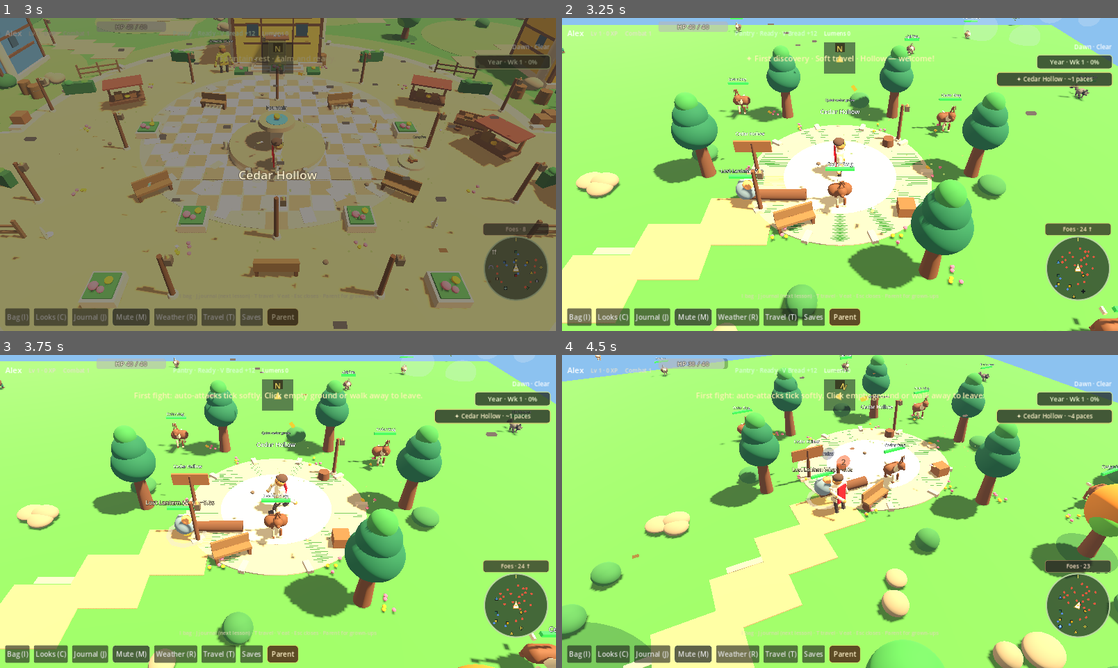
Above: before the commit, frames 1-4 (two rows, left to right).
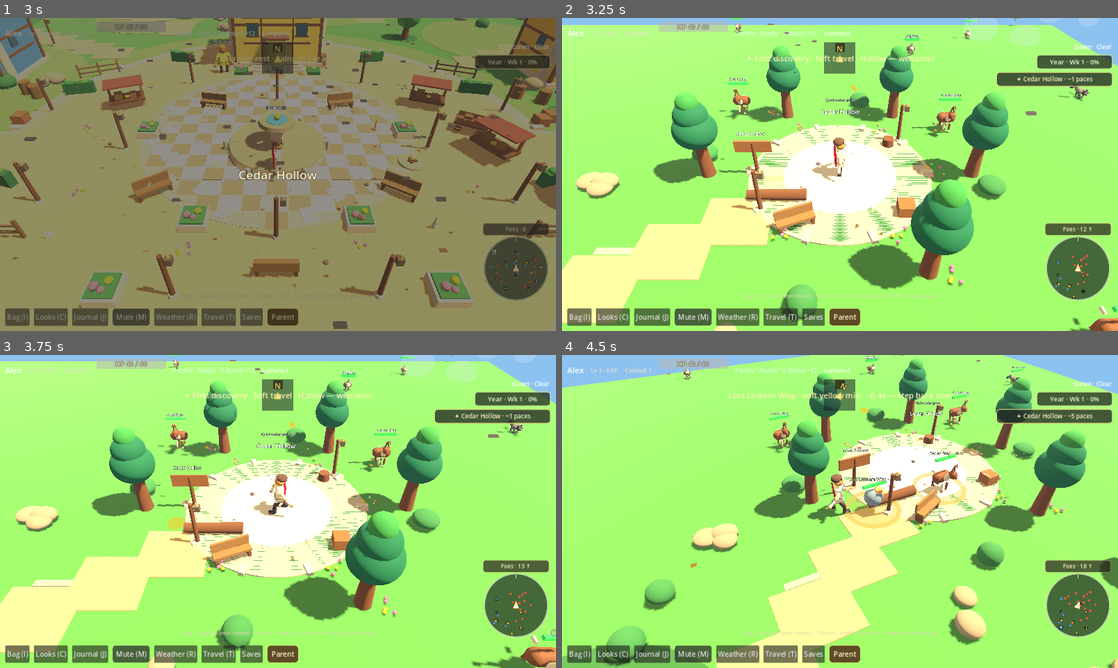
Above: after the commit, the same moments.

Repository: supertexxij/lumenstone-chronicles
Game: Godot game, scene res://scenes/main.tscn
The game is run twice, just before and just after one commit, with the same random seed, the same clock (stepped at 60 frames per second) and the same inputs.
Inputs (mouse positions are in pixels of both pictures, inside the frame that each line leads up to):
- Up to frame 1 (3 s): click "Start" at 0.5 s; click (278, 71) at 1.27 s; type "Alex" at 1.35 s; click "Begin" at 2 s; tap Enter at 2.75 s; move the mouse to (400, 158) at 2.77 s; hold D (move_right) from 2.78 s (still down); tap O at 2.85 s; click (400, 158) at 2.92 s
- Up to frame 2 (3.25 s): keep holding D (move_right)
- Up to frame 3 (3.75 s): release D (move_right) at 3.5 s; drag from (166, 527) to (250, 574) at 3.52 s
- Up to frame 4 (4.5 s): move the mouse to (895, 442) at 4.27 s; hold D (move_right) from 4.28 s (still down); hold E (cam_right) from 4.28 s (still down)

Frame 1 is identical in both runs. In frame 2, 1.0% of the frame differs, in the area x 0-96%, y 9-81%; in frame 3, 8.3%; in frame 4, 44%, in the area x 0-100%, y 0-100%.

Commit message:
Fix player freeze: fully sleep far foes and soften RVO stalls.
Hidden foes were still feeding NavigationObstacle RVO, which could zero
click-to-move velocity and make the apprentice hitch. Sleep now disables
physics, collision, and avoidance; World wakes nearby foes sparsely.
Also scale walk cadence to speed and soften hit-pause.

Co-authored-by: supertexxij <supertexxij@users.noreply.github.com>

Diff:
--- a/project.godot
+++ b/project.godot
@@ -5,7 +5,7 @@
 
 config/name="Lumenstone Chronicles"
 config/description="Christian/creationist Grade 3 homeschool RPG — RuneScape-style open village with guild learning quests."
-config/version="1.84.0"
+config/version="1.84.1"
 run/main_scene="res://scenes/main.tscn"
 config/features=PackedStringArray("4.3", "Forward Plus")
 config/icon="res://icon.svg"
--- a/scripts/player/player.gd
+++ b/scripts/player/player.gd
@@ -70,10 +70,10 @@
 	_nav_agent.radius = 0.42
 	_nav_agent.height = 1.6
 	_nav_agent.max_speed = SPEED
-	_nav_agent.neighbor_distance = 2.8
-	_nav_agent.max_neighbors = 6
-	_nav_agent.time_horizon_agents = 0.7
-	_nav_agent.time_horizon_obstacles = 0.35
+	_nav_agent.neighbor_distance = 2.2
+	_nav_agent.max_neighbors = 4
+	_nav_agent.time_horizon_agents = 0.55
+	_nav_agent.time_horizon_obstacles = 0.28
 	_nav_agent.avoidance_priority = 1.0
 	if not _nav_agent.velocity_computed.is_connected(_on_nav_velocity_computed):
 		_nav_agent.velocity_computed.connect(_on_nav_velocity_computed)
@@ -211,12 +211,19 @@
 
 func _on_nav_velocity_computed(safe_velocity: Vector3) -> void:
 	## Apply RVO-safe velocity. WASD prefers player intent so avoidance does not fight the stick.
+	## v1.84.1: if RVO zeroes click-move against far obstacles, keep a slice of desired velocity so we do not freeze.
 	if _manual_move:
 		velocity.x = lerpf(safe_velocity.x, _desired_vel.x, 0.78)
 		velocity.z = lerpf(safe_velocity.z, _desired_vel.z, 0.78)
 	else:
-		velocity.x = safe_velocity.x
-		velocity.z = safe_velocity.z
+		var safe_len2: float = safe_velocity.x * safe_velocity.x + safe_velocity.z * safe_velocity.z
+		var desire_len2: float = _desired_vel.x * _desired_vel.x + _desired_vel.z * _desired_vel.z
+		if desire_len2 > 0.25 and safe_len2 < desire_len2 * 0.04:
+			velocity.x = lerpf(safe_velocity.x, _desired_vel.x, 0.72)
+			velocity.z = lerpf(safe_velocity.z, _desired_vel.z, 0.72)
+		else:
+			velocity.x = safe_velocity.x
+			velocity.z = safe_velocity.z
 
 func _apply_appearance() -> void:
 	if parts.is_empty():
@@ -736,7 +743,8 @@
 		return
 	var armed: bool = weapon != null and weapon.visible
 	if moving:
-		_walk_phase += delta * 10.0
+		# Match limb cadence to travel speed so faster walk does not look like skating/lag (v1.84.1)
+		_walk_phase += delta * (10.0 * (SPEED / 6.5))
 		# v1.80 world: stronger opposite-limb swing + hip twist so the walk reads from the oblique camera.
 		var swing := sin(_walk_phase) * (0.84 if armed else 0.76)
 		var swing2 := cos(_walk_phase) * 0.22
--- a/scripts/ui/main.gd
+++ b/scripts/ui/main.gd
@@ -1096,8 +1096,9 @@
 		return
 	_hit_pausing = true
 	var prev: float = Engine.time_scale
-	Engine.time_scale = 0.35
-	await get_tree().create_timer(0.03, true, false, true).timeout
+	# Soften hit-pause so combat does not feel like a freeze (v1.84.1)
+	Engine.time_scale = 0.55
+	await get_tree().create_timer(0.02, true, false, true).timeout
 	Engine.time_scale = prev if prev > 0.01 else 1.0
 	_hit_pausing = false
 
--- a/scripts/world/enemy.gd
+++ b/scripts/world/enemy.gd
@@ -172,6 +172,13 @@
 	_ensure_nav_obstacle()
 	if GameState.has_signal("soft_combat_cleared") and not GameState.soft_combat_cleared.is_connected(clear_soft_aggro):
 		GameState.soft_combat_cleared.connect(clear_soft_aggro)
+	call_deferred("_try_initial_lod_sleep")
+
+
+func _try_initial_lod_sleep() -> void:
+	## Sleep immediately after spawn if the apprentice is far (cuts RVO load on boot).
+	if alive and not _player_near(LOD_HIDE_DIST2):
+		_set_lod_sleep(true)
 
 func is_alive() -> bool:
 	return alive
@@ -192,6 +199,34 @@
 	obs.height = 1.5
 	obs.avoidance_enabled = true
 	add_child(obs)
+
+
+func _set_lod_sleep(sleep: bool) -> void:
+	## Fully sleep far foes so they do not stall player RVO / physics (v1.84.1).
+	_lod_hidden = sleep
+	visible = (not sleep) and alive
+	var col := get_node_or_null("CollisionShape3D") as CollisionShape3D
+	if col:
+		col.disabled = sleep or not alive
+	var obs := get_node_or_null("NavObstacle") as NavigationObstacle3D
+	if obs:
+		obs.avoidance_enabled = (not sleep) and alive
+	# Keep a physics tick while dissolving or waiting to respawn; otherwise sleep fully.
+	var need_tick := (not sleep) or _dissolve_t >= 0.0 or not alive
+	set_physics_process(need_tick)
+
+
+func wake_for_player() -> void:
+	## Called by World sparse scanner when the apprentice walks near.
+	if not alive and _dissolve_t < 0.0:
+		# Dead waiting to respawn — keep a light physics tick for the timer
+		set_physics_process(true)
+		return
+	if _lod_hidden:
+		_set_lod_sleep(false)
+	elif not is_physics_processing():
+		set_physics_process(true)
+
 
 func _physics_process(delta: float) -> void:
 	if _dissolve_t >= 0.0:
@@ -203,7 +238,7 @@
 		modulate_meshes(1.0 - u)
 		if u >= 1.0:
 			_dissolve_t = -1.0
-			visible = false
+			_set_lod_sleep(true)  # stay asleep until respawn / player near
 			mesh_root.scale = _base_scale
 			modulate_meshes(1.0)
 		return
@@ -217,21 +252,16 @@
 	var in_combat := GameState.combat_target == self
 	var near := in_combat or _player_near(LOD_ANIM_DIST2)
 	if not near:
-		# Far foes: cheap hide + skip idle/aggro work (still respond when player walks up)
-		if not _lod_hidden and not _player_near(LOD_HIDE_DIST2):
-			_lod_hidden = true
-			visible = false
-		elif _lod_hidden and _player_near(LOD_HIDE_DIST2 * 0.85):
-			_lod_hidden = false
-			visible = true
+		# Far: fully sleep (no idle, no RVO obstacle, no physics callback)
 		_aggro_pulse = 0.0
 		_set_warning(false)
 		_was_warning = false
+		if not _player_near(LOD_HIDE_DIST2):
+			_set_lod_sleep(true)
 		return
 
 	if _lod_hidden:
-		_lod_hidden = false
-		visible = true
+		_set_lod_sleep(false)
 
 	_idle_anim(delta)
 	_update_flinch(delta)
@@ -1146,6 +1176,9 @@
 func _defeat() -> void:
 	alive = false
 	$CollisionShape3D.disabled = true
+	var obs := get_node_or_null("NavObstacle") as NavigationObstacle3D
+	if obs:
+		obs.avoidance_enabled = false
 	GameState.set_combat_target(null)
 	var cxp: int = int(def.get("combat_xp", 5))
 	var prev_cl: int = GameState.combat_level
@@ -1293,9 +1326,7 @@
 
 func _respawn() -> void:
 	alive = true
-	_lod_hidden = false
-	visible = true
-	$CollisionShape3D.disabled = false
+	_set_lod_sleep(false)
 	hp = max_hp
 	global_position = spawn_pos
 	mesh_root.scale = _base_scale
@@ -1304,6 +1335,9 @@
 	# Restore original mesh colors after kill-flash wash (v1.14 bug fix)
 	_restore_kill_flash_colors()
 	_update_hp_bar()
+	# Immediately re-sleep if the apprentice is still far (v1.84.1)
+	if not _player_near(LOD_HIDE_DIST2):
+		_set_lod_sleep(true)
 
 func _restore_kill_flash_colors() -> void:
 	for mi in _kill_flash_base.keys():
--- a/scripts/world/world.gd
+++ b/scripts/world/world.gd
@@ -41,6 +41,8 @@
 var _process_frame: int = 0  # v1.84 smooth: stagger non-critical polish
 var _maple_dusk_amt: int = -1  # avoid rewriting particle amount every frame
 var _minimap_halls_cache: Array = []  # static landmark/hall markers
+var _foe_wake_timer: float = 0.0  # v1.84.1: sparse wake for sleeping foes
+var _foe_wake_cursor: int = 0
 var _hall_light_dip_t: float = 0.0  # Wave 63: soft hall enter/exit light dip
 var _knoll_dusk_lights: Array = []  # Wave 59: soft amber knoll glow at dusk
 var _arch_dusk_lights: Array = []  # Wave 64: soft stone arch glow at dusk
@@ -1053,6 +1055,7 @@
 	_process_frame = (_process_frame + 1) % 4
 	_update_day_night(delta)
 	_update_weather(delta)
+	_update_foe_lod_wake(delta)
 	# Stagger polish that does not need every-frame updates (llvmpipe / dense village)
 	if _process_frame == 0:
 		_update_quest_desk_highlights()
@@ -1068,6 +1071,36 @@
 		_update_fern_sway(delta)
 		_update_heather_sway(delta)
 	_update_hall_light_dip(delta)  # Wave 63: soft hall enter/exit light dip
+
+
+func _update_foe_lod_wake(delta: float) -> void:
+	## v1.84.1: wake sleeping foes near the player in small batches (avoids hitch + frozen click-move).
+	_foe_wake_timer -= delta
+	if _foe_wake_timer > 0.0:
+		return
+	_foe_wake_timer = 0.18
+	if player == null:
+		return
+	var foes: Array = get_tree().get_nodes_in_group("enemies")
+	if foes.is_empty():
+		return
+	var n: int = foes.size()
+	var batch: int = mini(48, n)
+	var px: float = player.global_position.x
+	var pz: float = player.global_position.z
+	var wake_r2: float = 32.0 * 32.0
+	for i in batch:
+		var idx: int = (_foe_wake_cursor + i) % n
+		var e: Node = foes[idx]
+		if e == null or not is_instance_valid(e):
+			continue
+		var dx: float = e.global_position.x - px
+		var dz: float = e.global_position.z - pz
+		if dx * dx + dz * dz > wake_r2:
+			continue
+		if e.has_method("wake_for_player"):
+			e.wake_for_player()
+	_foe_wake_cursor = (_foe_wake_cursor + batch) % n
 
 
 func _landmark_zones() -> Array:
--- a/tools/perf_smoke.gd
+++ b/tools/perf_smoke.gd
@@ -20,10 +20,11 @@
 	print("ENEMY_COUNT", enemies.size())
 	var hidden := 0
 	var visible_n := 0
+	var nav_off := 0
+	var physics_off := 0
 	var player: Node = get_first_node_in_group("player")
 	print("PLAYER_FOUND", player != null)
 	if player:
-		# Stay at fountain; most wild foes should LOD-hide
 		print("PLAYER_POS", player.global_position)
 	for e in enemies:
 		if e == null or not is_instance_valid(e):
@@ -32,9 +33,18 @@
 			hidden += 1
 		if e.visible:
 			visible_n += 1
+		var obs = e.get_node_or_null("NavObstacle")
+		if obs != null and not bool(obs.avoidance_enabled):
+			nav_off += 1
+		if not e.is_physics_processing():
+			physics_off += 1
 	print("ENEMY_LOD_HIDDEN", hidden)
 	print("ENEMY_VISIBLE", visible_n)
+	print("ENEMY_NAV_OFF", nav_off)
+	print("ENEMY_PHYSICS_OFF", physics_off)
 	print("LOD_HIDES_MOST", hidden > int(enemies.size() * 0.5))
+	print("LOD_SLEEPS_NAV", nav_off > int(enemies.size() * 0.5))
+	print("LOD_SLEEPS_PHYS", physics_off > int(enemies.size() * 0.5))
 
 	var player_src := FileAccess.get_file_as_string("res://scripts/player/player.gd")
 	print("SPEED_8_2", "const SPEED := 8.2" in player_src)
--- a/tools/smoke_check.gd
+++ b/tools/smoke_check.gd
@@ -951,6 +951,8 @@
 	var player184 = _src("res://scripts/player/player.gd")
 	var gs184 = _src("res://scripts/autoload/game_state.gd")
 	print("ENEMY_LOD_184", "LOD_ANIM_DIST2" in enemy184 and "LOD_HIDE_DIST2" in enemy184 and "_player_near" in enemy184)
+	print("FOE_SLEEP_184", "_set_lod_sleep" in enemy184 and "wake_for_player" in enemy184 and "_update_foe_lod_wake" in world184)
+	print("NAV_NO_FREEZE_184", "safe_len2" in player184 and "desire_len2" in player184)
 	print("LANDMARK_FX_NEAR_184", "_player_near_xz" in world184 and "_set_landmark_fx" in world184)
 	print("PROCESS_STAGGER_184", "_process_frame" in world184 and "stagger non-critical polish" in world184)
 	print("PLAYER_SPEED_184", "const SPEED := 8.2" in player184 and "const ACCEL := 26.0" in player184)
Not shown, changed: README.md
